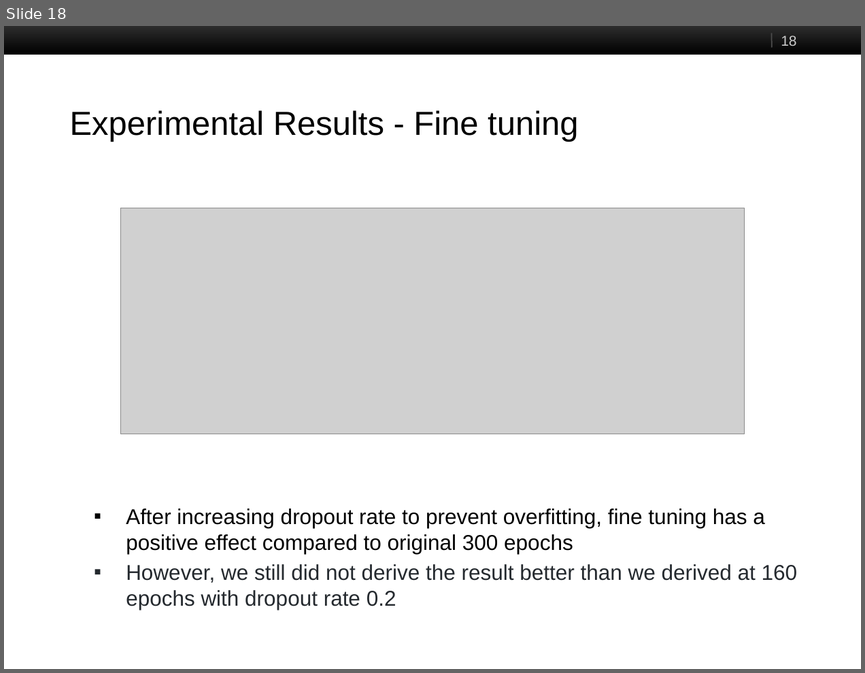
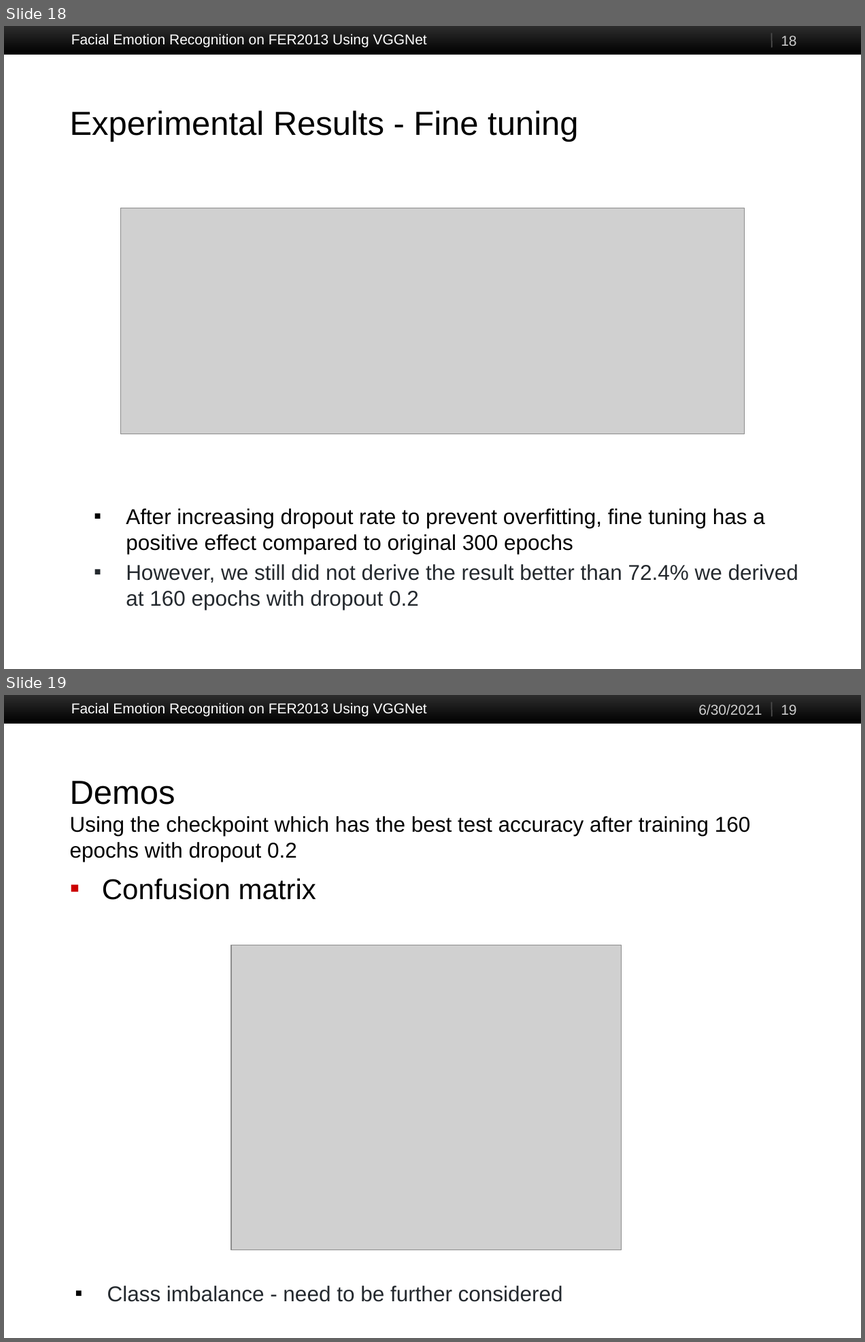
Before and after one commit to JimY233/CS523_Project, a slide deck: Facial Emotion Recognition on FER2013.pptx. Shown one above the other, each under a label of ours: slide 18 before the commit, slides 18 and 19 after it. The pictures are 865x673 and 865x1342 pixels, drawn with LibreOffice and Linux fonts; fonts in the diff are those of the drawing; grey boxes stand for pictures. Boxes give left, top, right and bottom in pixels: in the first picture for what was removed or moved away, otherwise in the second. Text is boxed around its words. In the diff, an @@ line names an element or a change of style, - is before the commit and + after.

```diff
--- a/Facial Emotion Recognition on FER2013.pptx
+++ b/Facial Emotion Recognition on FER2013.pptx
@@ slide 19 added at bbox=[4, 695, 861, 1338], background #FFFFFF; not listed: 2 template elements that a slide beside it also shows @@
@@ text added at bbox=[71, 702, 427, 716], 12 pt, text #FFFFFF @@
+Facial Emotion Recognition on FER2013 Using VGGNet
@@ text added at bbox=[698, 705, 762, 715], 12 pt, text #CCCCCC @@
+6/30/2021
@@ page number added at bbox=[781, 705, 796, 715], 12 pt, text #CCCCCC @@
+19
@@ title added at bbox=[70, 781, 751, 862], 18 pt, text #000000 @@
+Demos
+Using the checkpoint which has the best test accuracy after training 160 epochs with dropout 0.2
@@ text added at bbox=[70, 845, 329, 859], 12 pt, text #FFFFFF @@
+Boston University Slideshow Title Goes Here
@@ text added at bbox=[102, 878, 316, 900], 24 pt, text #000000 @@
+▪ Confusion matrix
@@ picture added at bbox=[231, 945, 621, 1249] @@
@@ text added at bbox=[107, 1285, 563, 1302], 18 pt, text #24292E @@
+▪ Class imbalance - need to be further considered
@@ slide 18 changed as well @@
@@ text added at bbox=[71, 33, 427, 47], 12 pt, text #FFFFFF @@
+Facial Emotion Recognition on FER2013 Using VGGNet
@@ text at bbox=[126, 564, 798, 609]: text changed @@
-▪ However, we still did not derive the result better than we derived at 160 epochs with dropout rate 0.2
+▪ However, we still did not derive the result better than 72.4% we derived at 160 epochs with dropout 0.2
```
Also in this commit, not shown: 17 other slides changed, 3 other slides added, 3 slides removed.
